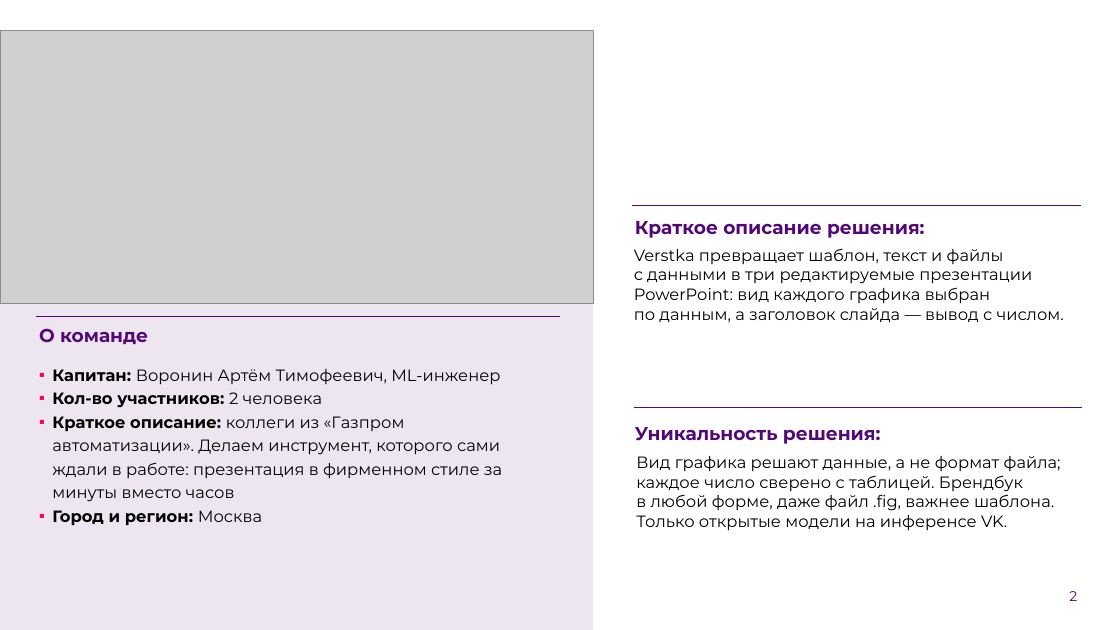
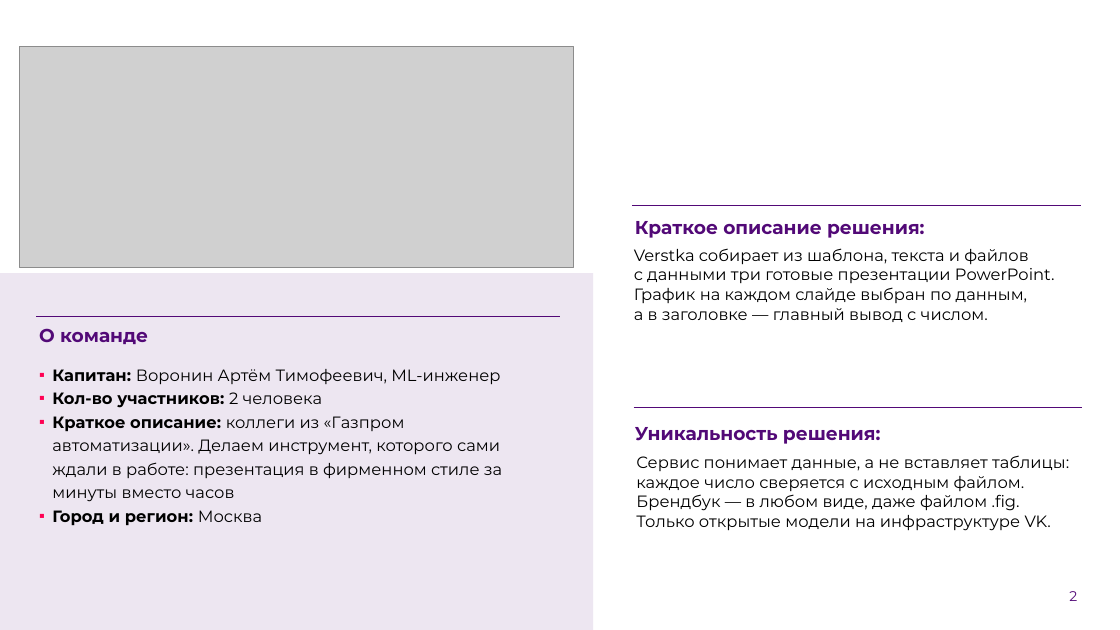
Before and after one commit to hl0pch1k/verstka, a slide deck: slide 2 of docs/presentation/verstka-pitch-stage2.pptx. Drawn at 1120x630 pixels with LibreOffice and Linux fonts; fonts in the diff are those of the drawing; grey boxes stand for pictures; background and template pictures are left out. Boxes give left, top, right and bottom in pixels: in the first picture for what was removed or moved away, otherwise in the second. Text is boxed around its words. In the diff, an @@ line names an element or a change of style, - is before the commit and + after.

```diff
--- a/docs/presentation/verstka-pitch-stage2.pptx
+++ b/docs/presentation/verstka-pitch-stage2.pptx
@@ picture resized from (x1=0, y1=31, x2=593, y2=304) to (x1=19, y1=46, x2=574, y2=268) @@
@@ text at (x1=634, y1=248, x2=1055, y2=322): text changed @@
-Verstka превращает шаблон, текст и файлы с данными в три редактируемые презентации PowerPoint: вид каждого графика выбран по данным, а заголовок слайда — вывод с числом.
+Verstka собирает из шаблона, текста и файлов с данными три готовые презентации PowerPoint. График на каждом слайде выбран по данным, а в заголовке — главный вывод с числом.
@@ text at (x1=636, y1=455, x2=1069, y2=531): text changed @@
-Вид графика решают данные, а не формат файла; каждое число сверено с таблицей. Брендбук в любой форме, даже файл .fig, важнее шаблона. Только открытые модели на инференсе VK.
+Сервис понимает данные, а не вставляет таблицы: каждое число сверяется с исходным файлом. Брендбук — в любом виде, даже файлом .fig. Только открытые модели на инфраструктуре VK.
```
Also in this commit, not shown: 18 other slides changed, 1 other file.
